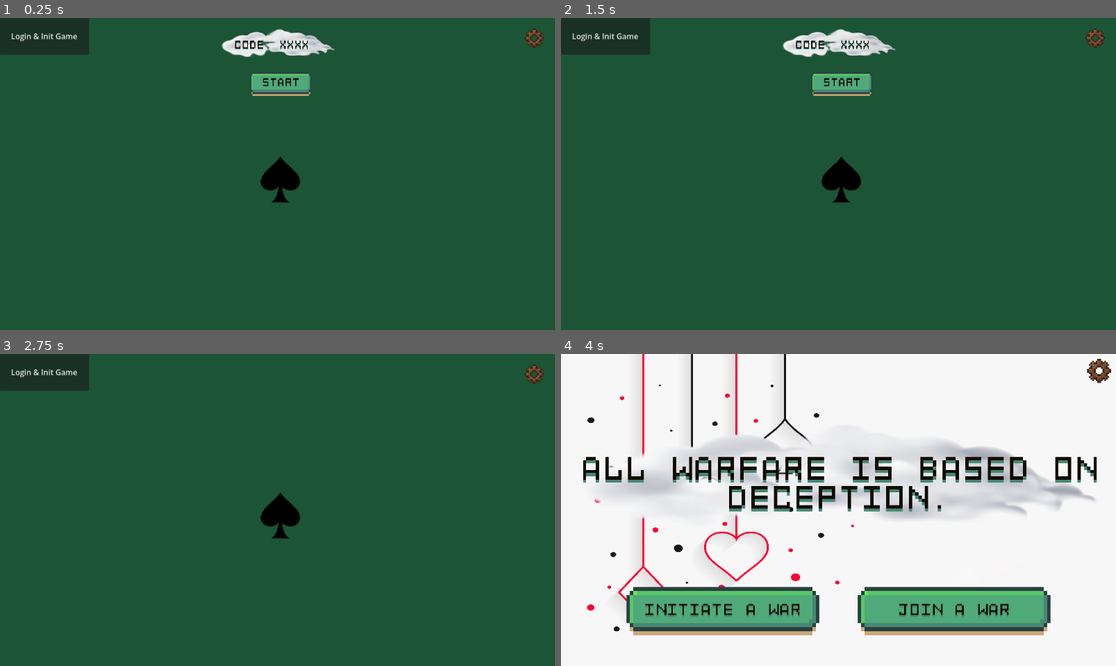
Above: before the commit, frames 1-4 (two rows, left to right).
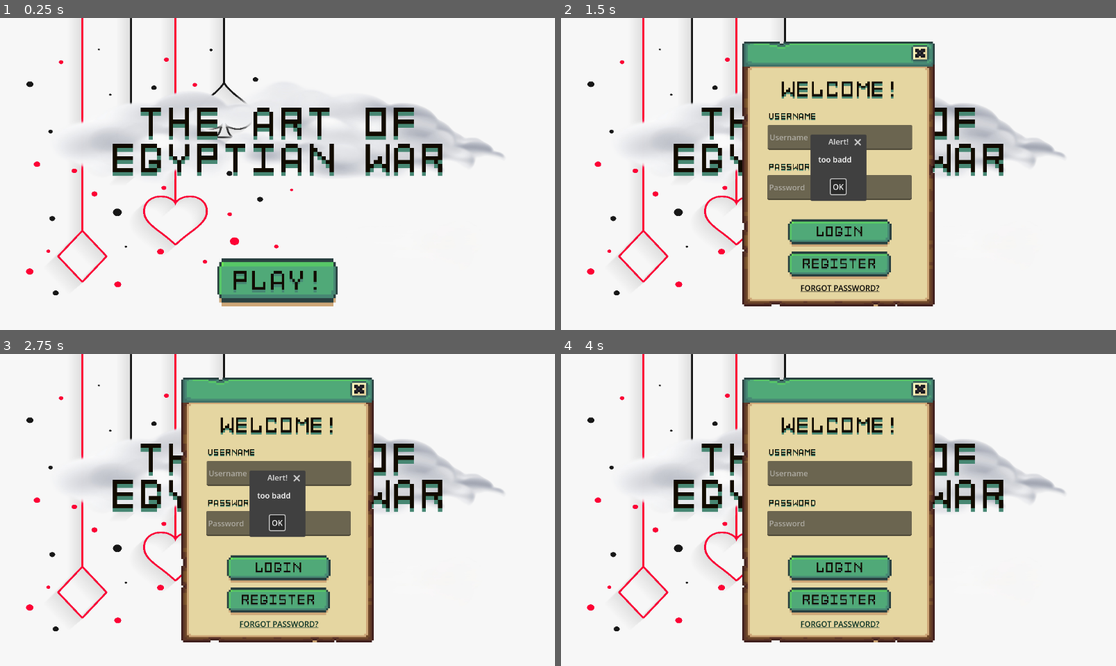
Above: after the commit, the same moments.

Repository: spicywheatbread/art-of-egyptian-war
Game: Godot game, scene res://Assets/Scenes/Login.tscn
The game is run twice, just before and just after one commit, with the same random seed, the same clock (stepped at 60 frames per second) and the same inputs. Before the commit the project starts from res://Assets/Scenes/Game.tscn.
Inputs (mouse positions are in pixels of both pictures, inside the frame that each line leads up to):
- Up to frame 1 (0.25 s): no input
- Up to frame 2 (1.5 s): click (838, 283) at 0.5 s, where only the run after the commit has a clickable "PLAY!"; click (838, 283) at 1.25 s, where only the run after the commit has a clickable "PLAY!"
- Up to frame 3 (2.75 s): click (283, 419) at 2.02 s
- Up to frame 4 (4 s): click (838, 522) at 2.75 s, where only the run after the commit has a clickable "OK"; click (605, 372) at 3.5 s, where only the run before the commit has a clickable "Login & Init Game"

The runs differ from the first frame. In frame 1, 99% of the frame differs, in the area x 0-100%, y 0-100%; in frame 2, 99%; in frame 3, 99%; in frame 4, 41%.

Commit message:
use env only instead of json, client ws

Diff:
--- a/Assets/Scripts/network_client.gd
+++ b/Assets/Scripts/network_client.gd
@@ -7,7 +7,7 @@
 signal game_state (payload: Dictionary)
 signal stats_state(payload: Dictionary)
 
-@export var websocket_url: String = "ws://127.0.0.1:8080"
+@export var websocket_url: String = "wss://truthful-nature-production-1b37.up.railway.app"
 #@export var auto_reconnect: bool = false
 
 var _socket: WebSocketPeer = WebSocketPeer.new()
@@ -97,11 +97,10 @@
 	send_json({"type": "startGame"})
 
 func play_card ():
-	pass
+	send_json ({"type": "playCard"})
 
 func slap ():
-	pass
-
+	send_json ({"type":"slap"})
 
 func _poll_socket ():
 	# Data transfer and state updates will only happen when calling this function.
@@ -152,4 +151,6 @@
 		# The code will be `-1` if the disconnection was not properly notified by the remote peer.
 		var code = _socket.get_close_code()
 		print("WebSocket closed with code: %d. Clean: %s" % [code, code != -1])
-		set_process(false) # Stop processing.
+		if _is_connected:
+			_is_connected = false
+			disconnected.emit()
--- a/project.godot
+++ b/project.godot
@@ -11,7 +11,7 @@
 [application]
 
 config/name="EgyptianWar"
-run/main_scene="uid://dsqmyrt7yxj4c"
+run/main_scene="uid://dqryd53k7p17l"
 config/features=PackedStringArray("4.6", "Forward Plus")
 config/icon="res://Assets/Images/icon.svg"
 
Not shown, changed: server/src/db/firestore.ts
